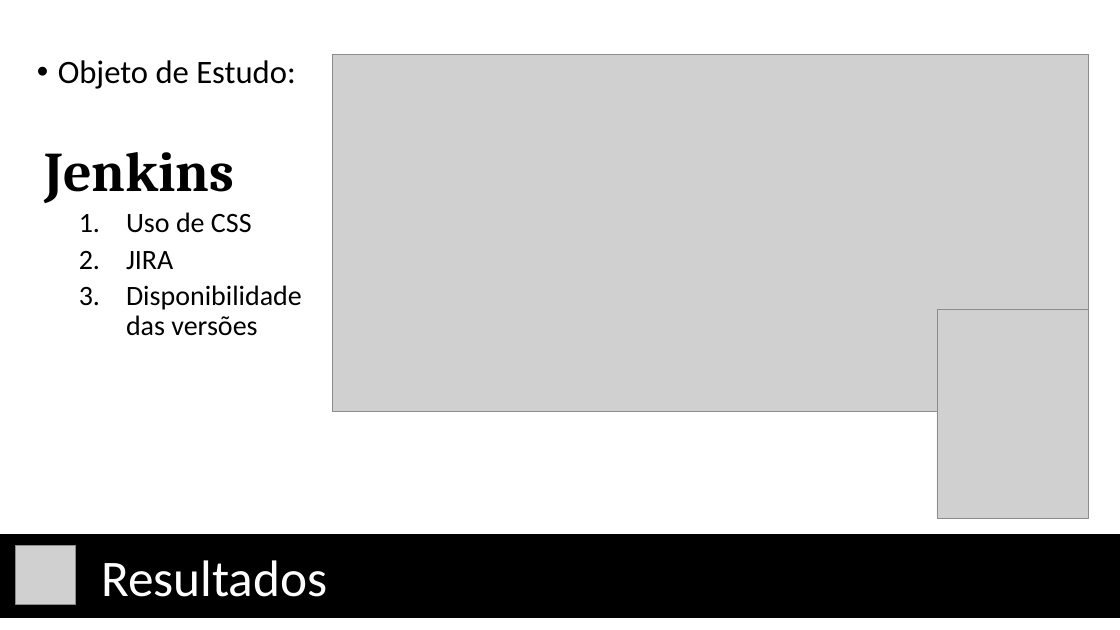
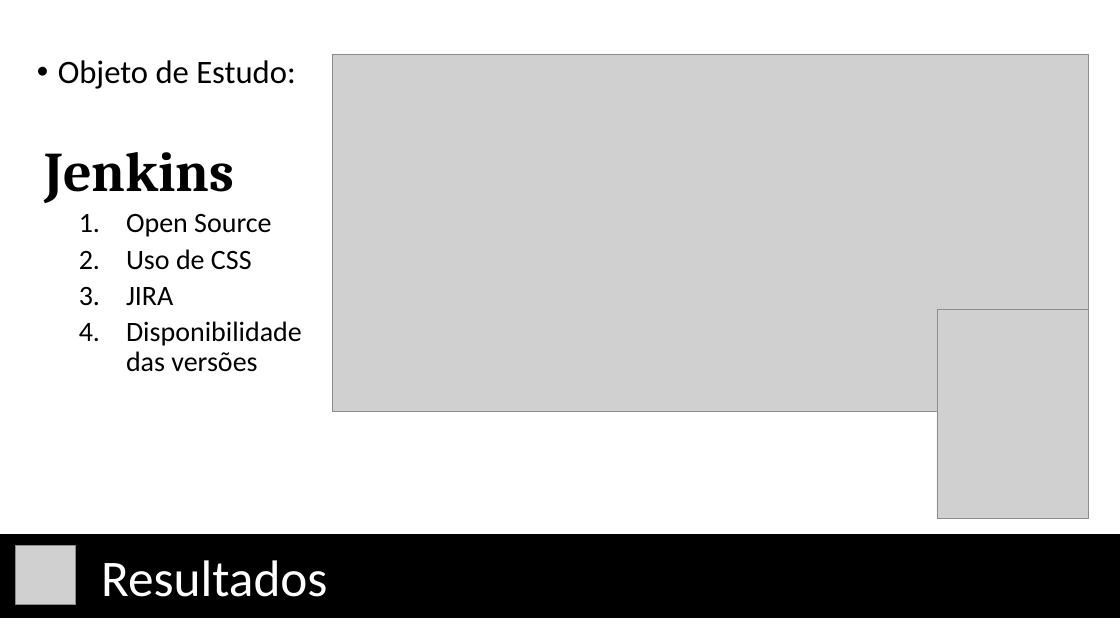
Before and after one commit to vcsalvador/TCC-I, a slide deck: slide 20 of Apresentação/Em Direção a uma Métrica de Qualidade e 2.pptx (slide 19 before the commit). Drawn at 1120x630 pixels with LibreOffice and Linux fonts; fonts in the diff are those of the drawing; grey boxes stand for pictures. Boxes give left, top, right and bottom in pixels: in the first picture for what was removed or moved away, otherwise in the second. Text is boxed around its words. In the diff, an @@ line names an element or a change of style, - is before the commit and + after.

```diff
--- a/Apresentação/Em Direção a uma Métrica de Qualidade e 2.pptx
+++ b/Apresentação/Em Direção a uma Métrica de Qualidade e 2.pptx
@@ text at (126,214,271,237): paragraph added @@
+  1. Open Source
```
Also in this commit, not shown: 13 other slides changed, 3 slides added, 38 other files.
